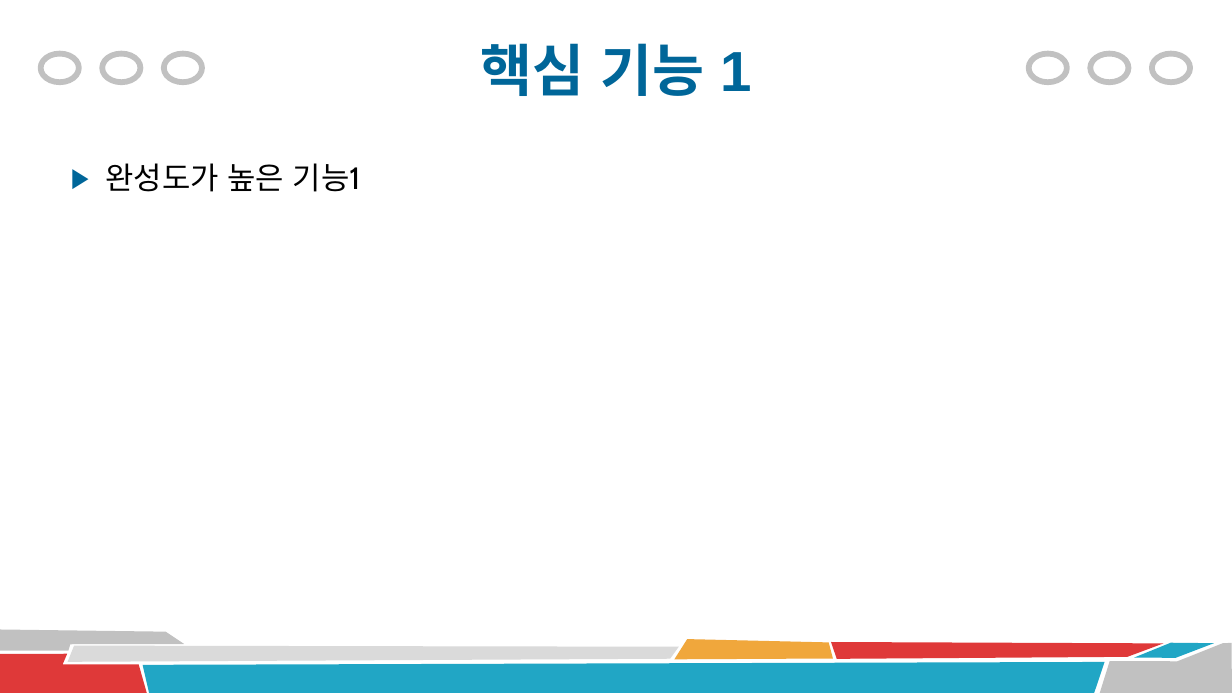
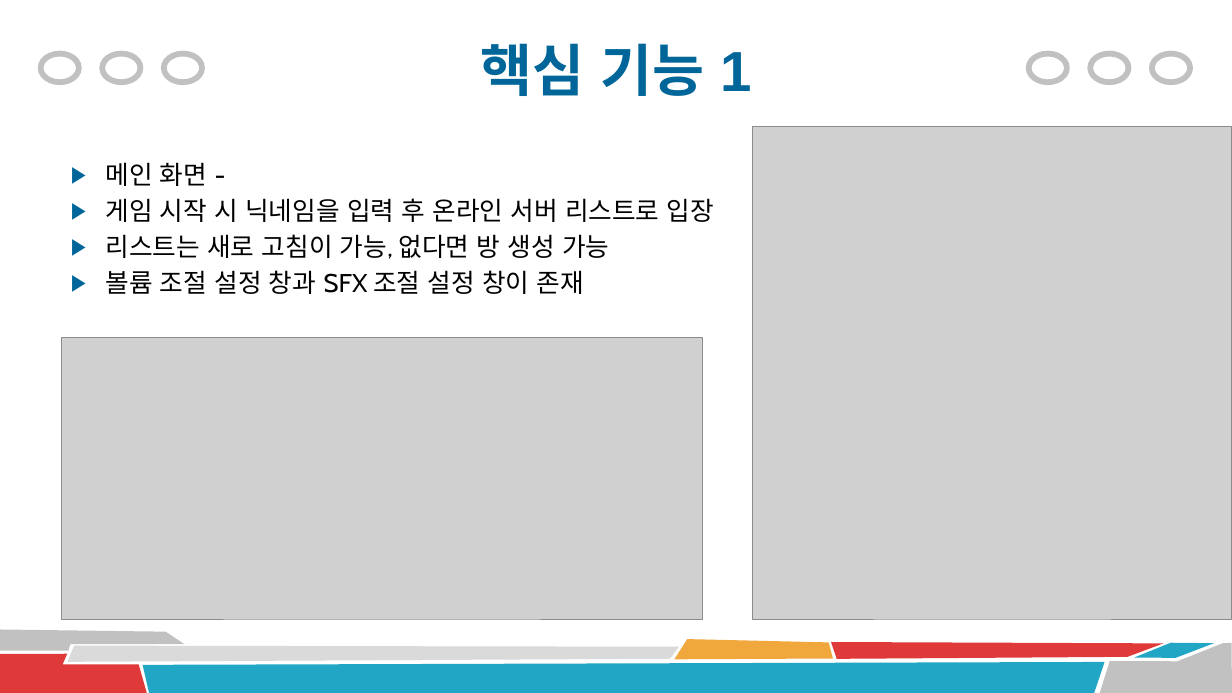
Before and after one commit to xogml01074/Final-Project, a slide deck: slide 5 of 최종 프로젝트(좀비 서바이벌).pptx. Drawn at 1232x693 pixels with LibreOffice and Linux fonts; fonts in the diff are those of the drawing; grey boxes stand for pictures. Boxes give left, top, right and bottom in pixels: in the first picture for what was removed or moved away, otherwise in the second. Text is boxed around its words. In the diff, an @@ line names an element or a change of style, - is before the commit and + after.

```diff
--- a/최종 프로젝트(좀비 서바이벌).pptx
+++ b/최종 프로젝트(좀비 서바이벌).pptx
@@ picture added at (x1=753, y1=127, x2=1232, y2=619) @@
@@ text at (x1=105, y1=162, x2=714, y2=294): text changed; size 24 to 20 pt @@
-▶ 완성도가 높은 기능1
+▶ 메인 화면 -
+▶ 게임 시작 시 닉네임을 입력 후 온라인 서버 리스트로 입장
+▶ 리스트는 새로 고침이 가능, 없다면 방 생성 가능
+▶ 볼륨 조절 설정 창과 SFX 조절 설정 창이 존재
@@ picture added at (x1=62, y1=338, x2=703, y2=619) @@
```
Also in this commit, not shown: 5 other slides changed, 2 slides added, 1 slide removed, 5 other files.
